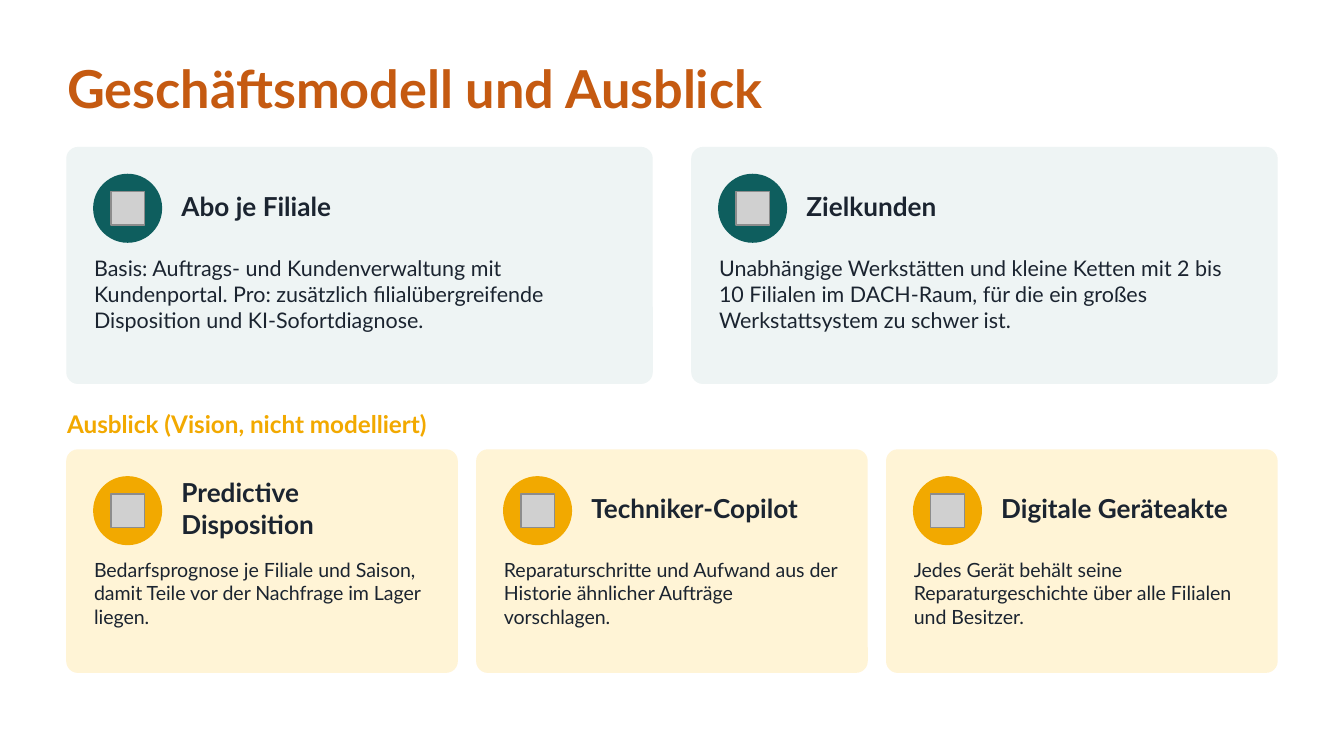
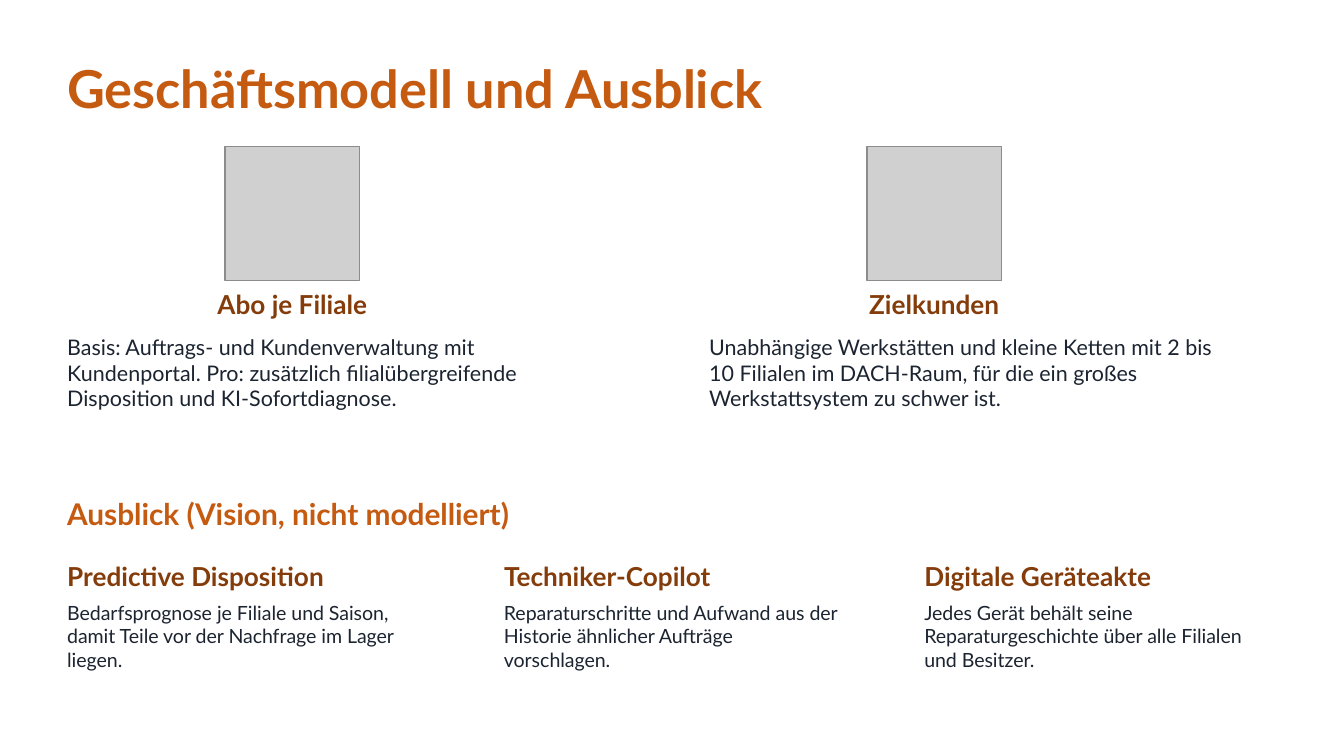
Before and after one commit to jakobschwan123-cmd/casestudy-semester-3, a slide deck: slide 17 of 4_praesentation/Abschlusspraesentation.pptx. Drawn at 1344x756 pixels with LibreOffice and Linux fonts; fonts in the diff are those of the drawing; grey boxes stand for pictures. Boxes give left, top, right and bottom in pixels: in the first picture for what was removed or moved away, otherwise in the second. Text is boxed around its words. In the diff, an @@ line names an element or a change of style, - is before the commit and + after.

```diff
--- a/4_praesentation/Abschlusspraesentation.pptx
+++ b/4_praesentation/Abschlusspraesentation.pptx
@@ rounded rectangle removed at [67, 148, 652, 383] @@
@@ picture added at [226, 146, 360, 281] @@
@@ rounded rectangle removed at [692, 148, 1277, 383] @@
@@ picture added at [867, 146, 1001, 281] @@
@@ ellipse removed at [94, 175, 161, 242] @@
@@ ellipse removed at [719, 175, 786, 242] @@
@@ picture removed at [110, 192, 144, 226] @@
@@ picture removed at [735, 192, 769, 226] @@
@@ text "Abo je Filiale" at [217, 294, 367, 318]: text colour #1B2430 to #843C0B; alignment left to centre @@
@@ text "Abo je Filiale": place and size @@
-text "Abo je Filiale" at [181, 196, 331, 220]
+text "Abo je Filiale" at [217, 294, 367, 318]
@@ text "Zielkunden": place and size @@
-text "Zielkunden" at [806, 196, 936, 216]
+text "Zielkunden" at [869, 294, 999, 315]
@@ text "Zielkunden" at [869, 294, 999, 315]: text colour #1B2430 to #843C0B; alignment left to centre @@
@@ text "Basis: Auftrags- und Kundenverwaltung mit ...": place and size @@
-text "Basis: Auftrags- und Kundenverwaltung mit ..." at [94, 260, 543, 332]
+text "Basis: Auftrags- und Kundenverwaltung mit ..." at [67, 339, 516, 410]
@@ text "Unabhängige Werkstätten und kleine Ketten ...": place and size @@
-text "Unabhängige Werkstätten und kleine Ketten ..." at [719, 260, 1221, 332]
+text "Unabhängige Werkstätten und kleine Ketten ..." at [709, 339, 1211, 410]
@@ rounded rectangle removed at [67, 450, 457, 672] @@
@@ ellipse removed at [94, 477, 161, 544] @@
@@ rounded rectangle removed at [477, 450, 867, 672] @@
@@ ellipse removed at [504, 477, 571, 544] @@
@@ rounded rectangle removed at [887, 450, 1277, 672] @@
@@ ellipse removed at [914, 477, 981, 544] @@
@@ text "Ausblick (Vision, nicht modelliert)": place and size @@
-text "Ausblick (Vision, nicht modelliert)" at [67, 414, 427, 437]
+text "Ausblick (Vision, nicht modelliert)" at [67, 501, 509, 530]
@@ text "Ausblick (Vision, nicht modelliert)" at [67, 501, 509, 530]: size 13 to 16 pt, text colour #F2A900 to #C55A11 @@
@@ picture removed at [110, 493, 144, 527] @@
@@ picture removed at [521, 493, 555, 527] @@
@@ picture removed at [930, 493, 964, 527] @@
@@ text colour #1B2430 to #843C0B in 3 elements at [924, 566, 1151, 591], [504, 566, 710, 591], [67, 566, 323, 591] @@
@@ text "Predictive Disposition": place and size @@
-text "Predictive Disposition" at [181, 482, 313, 538]
+text "Predictive Disposition" at [67, 566, 323, 591]
@@ text "Techniker-Copilot": place and size @@
-text "Techniker-Copilot" at [591, 498, 797, 523]
+text "Techniker-Copilot" at [504, 566, 710, 591]
@@ text "Digitale Geräteakte": place and size @@
-text "Digitale Geräteakte" at [1001, 498, 1228, 523]
+text "Digitale Geräteakte" at [924, 566, 1151, 591]
@@ text "Bedarfsprognose je Filiale und Saison, ...": place and size @@
-text "Bedarfsprognose je Filiale und Saison, ..." at [94, 562, 421, 628]
+text "Bedarfsprognose je Filiale und Saison, ..." at [67, 605, 394, 671]
@@ text "Reparaturschritte und Aufwand aus der ...": place and size @@
-text "Reparaturschritte und Aufwand aus der ..." at [504, 562, 838, 628]
+text "Reparaturschritte und Aufwand aus der ..." at [504, 605, 838, 671]
@@ text "Jedes Gerät behält seine Reparaturgeschichte ...": place and size @@
-text "Jedes Gerät behält seine Reparaturgeschichte ..." at [914, 562, 1231, 624]
+text "Jedes Gerät behält seine Reparaturgeschichte ..." at [924, 605, 1241, 667]
```
Also in this commit, not shown: 4 other slides changed, 1 slide removed.
